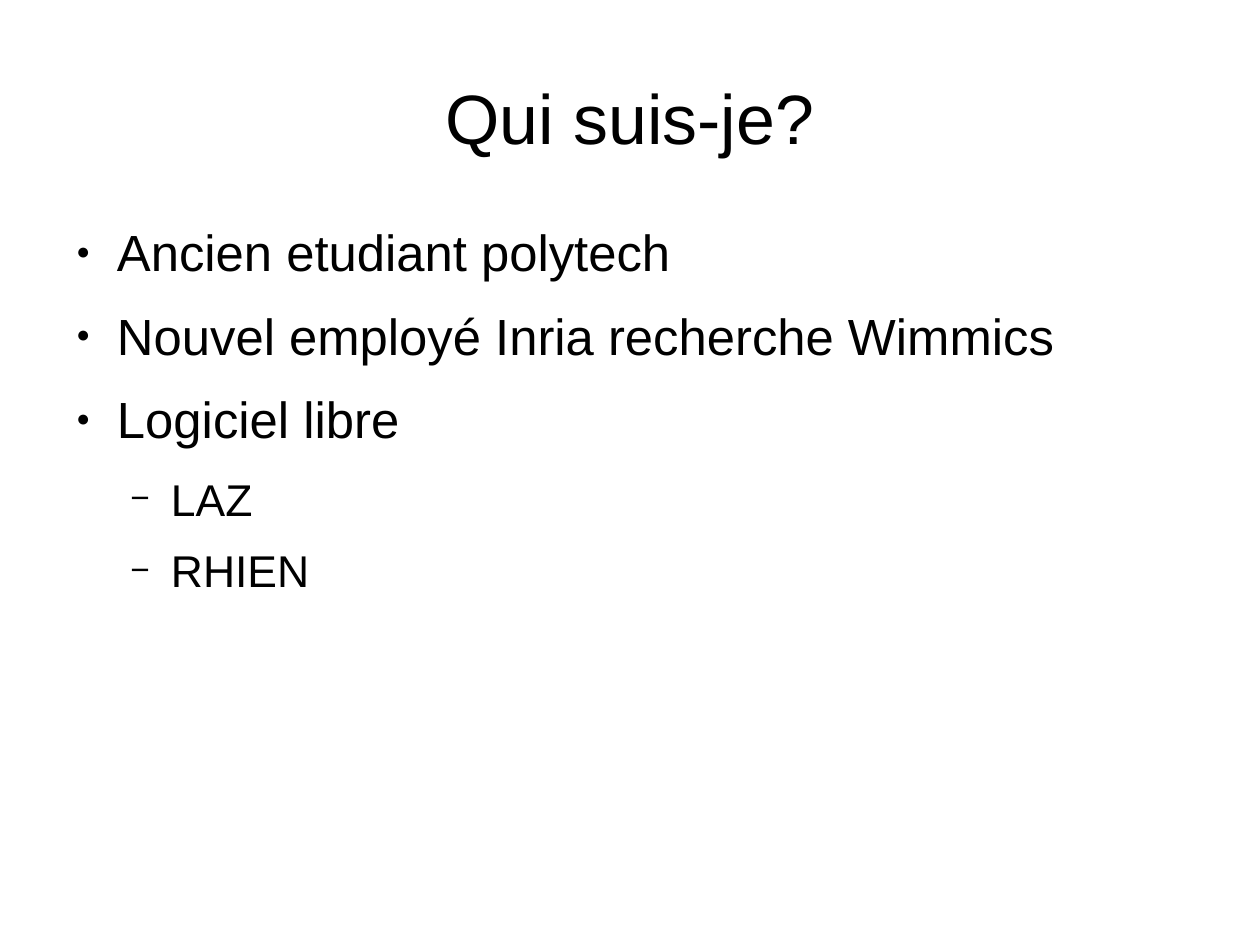
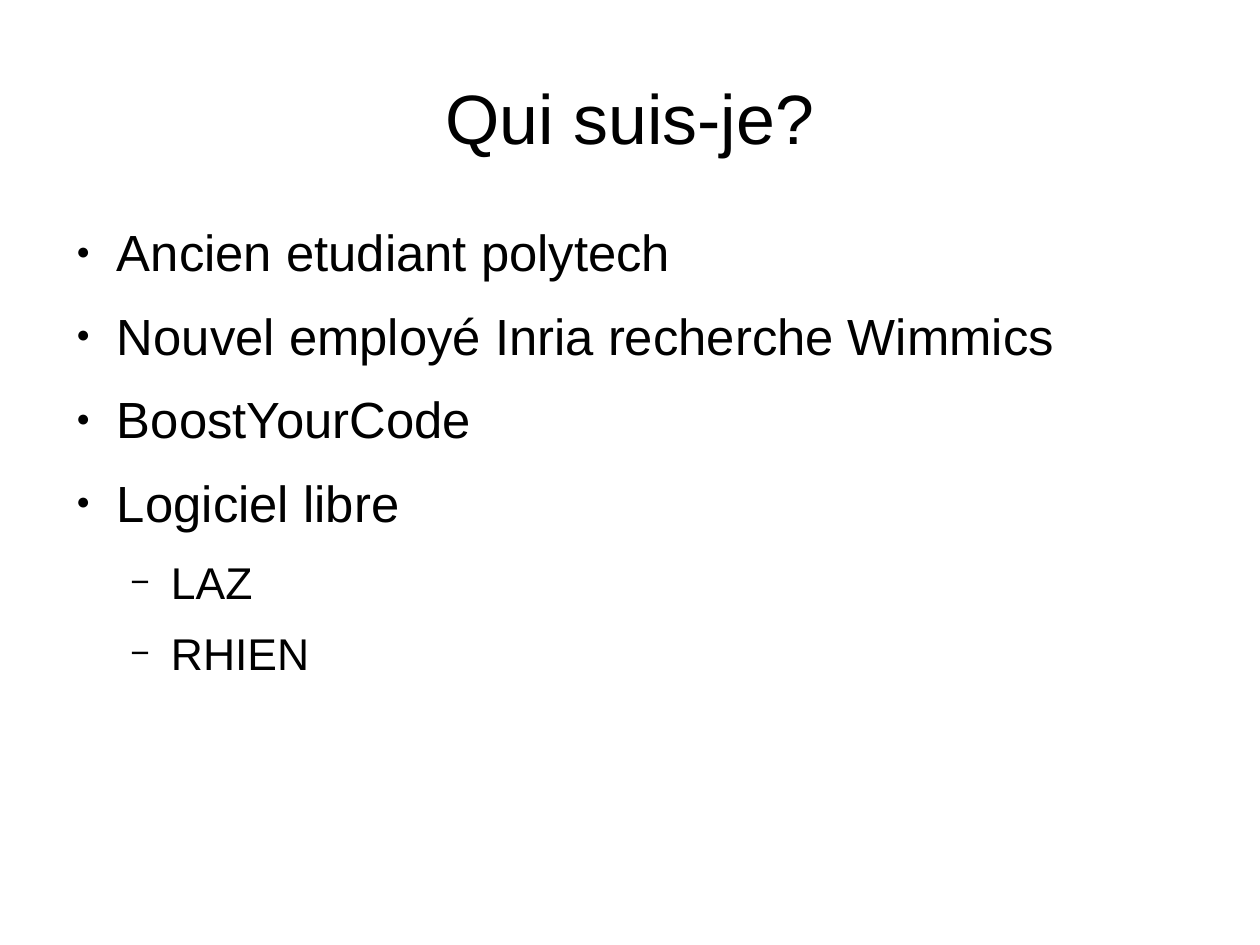
Before and after one commit to descl/ZONE, a slide deck: slide 2 of docs/presentationINRIA1.odp. Drawn at 1260x945 pixels with LibreOffice and Linux fonts; fonts in the diff are those of the drawing. Boxes give left, top, right and bottom in pixels: in the first picture for what was removed or moved away, otherwise in the second. Text is boxed around its words. In the diff, an @@ line names an element or a change of style, - is before the commit and + after.

```diff
--- a/docs/presentationINRIA1.odp
+++ b/docs/presentationINRIA1.odp
@@ text at [117, 401, 471, 439]: paragraph added @@
+● BoostYourCode
```
Also in this commit, not shown: 3 other slides changed, 16 slides added.
